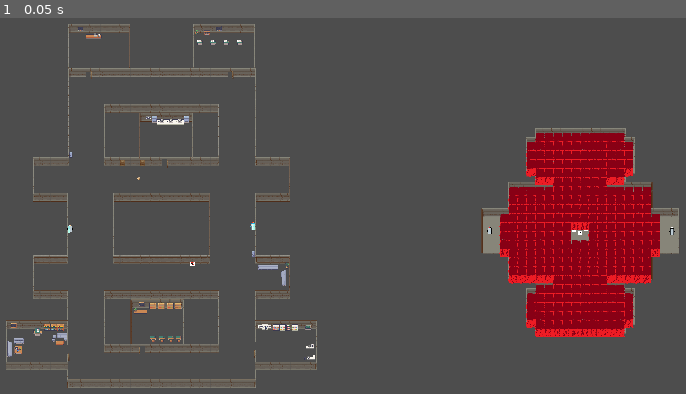
Above: before the commit, frame 1.
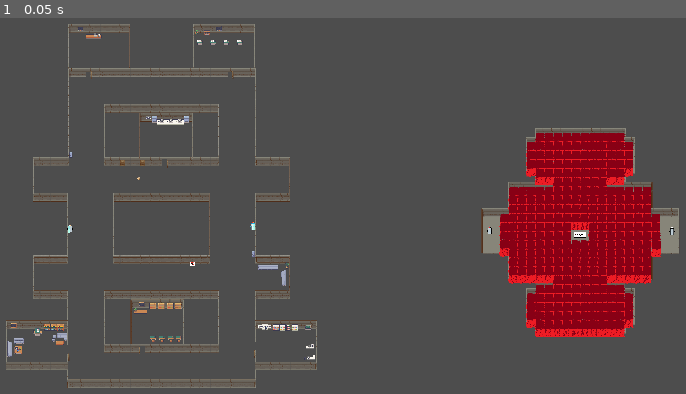
Above: after the commit, the same moment.

Repository: Deans-Paranoia/Deans-Paranoia
Game: Godot game, scene res://map/map.tscn
Same seed, same stepped clock (60 frames per second), same inputs: the game is played once before the commit and once after it. This scene is started directly instead of the project's main scene. The engine's default icon, where the game draws it, is replaced by a stand-in: a white triangle on a blue panel in a dark square.
Inputs:
- Up to frame 1 (0.05 s): no input

The runs differ from the first frame. In frame 1, less than 0.1% of the frame differs, in the area x 72-97%, y 54-66%.

Commit message:
correct fourth_floor scene

Diff:
--- a/map/fourth_floor.tscn
+++ b/map/fourth_floor.tscn
@@ -1,12 +1,11 @@
-[gd_scene load_steps=9 format=3 uid="uid://tyedsi7liv1g"]
-
+[gd_scene load_steps=10 format=3 uid="uid://tyedsi7liv1g"]
 
 [ext_resource type="PackedScene" uid="uid://ci4moycif5owm" path="res://items/elevator.tscn" id="2_1m5us"]
-[ext_resource type="PackedScene" uid="uid://bsgmwg36gvtxu" path="res://items/server.tscn" id="3_55hor"]
 [ext_resource type="PackedScene" uid="uid://dmqsyy0b226i3" path="res://items/terminal.tscn" id="3_ao6qd"]
 [ext_resource type="Texture2D" uid="uid://bbbsbm8u5isa4" path="res://assets/TX Tileset Wall.png" id="4_57b0q"]
 [ext_resource type="PackedScene" uid="uid://qnl4o5vsa0va" path="res://items/obstacle.tscn" id="5_2sept"]
 [ext_resource type="Texture2D" uid="uid://dyklgviaa7wyw" path="res://assets/TX Tileset Stone Ground.png" id="5_wbys8"]
+[ext_resource type="PackedScene" uid="uid://bsgmwg36gvtxu" path="res://items/server.tscn" id="6_tg2ad"]
 
 [sub_resource type="TileSetAtlasSource" id="TileSetAtlasSource_sja3x"]
 texture = ExtResource("4_57b0q")
@@ -103,22 +102,25 @@
 [node name="elevator" parent="." instance=ExtResource("2_1m5us")]
 position = Vector2(660, 162)
 
-
-[node name="terminal1" parent="." instance=ExtResource("3_ao6qd")]
-position = Vector2(40, 152)
-scale = Vector2(0.3, 0.3)
-
-[node name="terminal2" parent="." instance=ExtResource("3_ao6qd")]
-position = Vector2(0, 176)
-scale = Vector2(0.3, 0.3)
-
-[node name="terminal3" parent="." instance=ExtResource("3_ao6qd")]
-position = Vector2(-47, 156)
-scale = Vector2(0.3, 0.3)
-
 [node name="elevator2" parent="." instance=ExtResource("2_1m5us")]
 position = Vector2(-653, 160)
 
+[node name="server" parent="." instance=ExtResource("6_tg2ad")]
+position = Vector2(-3, 192)
+scale = Vector2(0.3, 0.3)
+
+[node name="terminal1" parent="server" instance=ExtResource("3_ao6qd")]
+position = Vector2(953.333, 663.333)
+scale = Vector2(2.5, 2.5)
+
+[node name="terminal2" parent="server" instance=ExtResource("3_ao6qd")]
+position = Vector2(-1176.67, -626.667)
+scale = Vector2(2.5, 2.5)
+
+[node name="terminal3" parent="server" instance=ExtResource("3_ao6qd")]
+position = Vector2(543.333, -1696.67)
+scale = Vector2(2.5, 2.5)
+
 [node name="Obstacles" type="Node2D" parent="."]
 
 [node name="obstacle87" parent="Obstacles" instance=ExtResource("5_2sept")]
@@ -173,7 +175,7 @@
 position = Vector2(-160, -382)
 scale = Vector2(0.675, 0.675)
 
-[node name="obstacle252" parent="Obstacles" instance=ExtResource("5_2sept")]
+[node name="obstacle252" parent="Obstacles" groups=["obstacle_top"] instance=ExtResource("5_2sept")]
 position = Vector2(-96, -382)
 scale = Vector2(0.675, 0.675)
 
@@ -229,7 +231,7 @@
 position = Vector2(-32, -250)
 scale = Vector2(0.675, 0.675)
 
-[node name="obstacle274" parent="Obstacles" instance=ExtResource("5_2sept")]
+[node name="obstacle274" parent="Obstacles" groups=["obstacle_top"] instance=ExtResource("5_2sept")]
 position = Vector2(32, -250)
 scale = Vector2(0.675, 0.675)
 
@@ -273,26 +275,26 @@
 position = Vector2(-480, 328)
 scale = Vector2(0.675, 0.675)
 
-[node name="obstacle293" parent="Obstacles" instance=ExtResource("5_2sept")]
-position = Vector2(-480, 72)
-scale = Vector2(0.675, 0.675)
-
-[node name="obstacle294" parent="Obstacles" instance=ExtResource("5_2sept")]
-position = Vector2(-480, 136)
-scale = Vector2(0.675, 0.675)
-
 [node name="obstacle295" parent="Obstacles" instance=ExtResource("5_2sept")]
-position = Vector2(-480, 200)
+position = Vector2(544, 72)
 scale = Vector2(0.675, 0.675)
 
 [node name="obstacle296" parent="Obstacles" instance=ExtResource("5_2sept")]
-position = Vector2(-480, 264)
+position = Vector2(546, 135)
 scale = Vector2(0.675, 0.675)
 
 [node name="obstacle298" parent="Obstacles" instance=ExtResource("5_2sept")]
 position = Vector2(-544, 72)
 scale = Vector2(0.675, 0.675)
 
+[node name="obstacle294" parent="Obstacles" instance=ExtResource("5_2sept")]
+position = Vector2(547, 201)
+scale = Vector2(0.675, 0.675)
+
+[node name="obstacle293" parent="Obstacles" instance=ExtResource("5_2sept")]
+position = Vector2(548, 264)
+scale = Vector2(0.675, 0.675)
+
 [node name="obstacle299" parent="Obstacles" instance=ExtResource("5_2sept")]
 position = Vector2(-544, 136)
 scale = Vector2(0.675, 0.675)
@@ -301,12 +303,8 @@
 position = Vector2(-544, 200)
 scale = Vector2(0.675, 0.675)
 
-[node name="obstacle301" parent="Obstacles" instance=ExtResource("5_2sept")]
-position = Vector2(-544, 264)
-scale = Vector2(0.675, 0.675)
-
 [node name="obstacle297" parent="Obstacles" instance=ExtResource("5_2sept")]
-position = Vector2(-480, 328)
+position = Vector2(-545, 262)
 scale = Vector2(0.675, 0.675)
 
 [node name="obstacle21" parent="Obstacles" instance=ExtResource("5_2sept")]
@@ -333,7 +331,7 @@
 position = Vector2(-416, 72)
 scale = Vector2(0.675, 0.675)
 
-[node name="obstacle27" parent="Obstacles" instance=ExtResource("5_2sept")]
+[node name="obstacle27" parent="Obstacles" groups=["obstacle_middle"] instance=ExtResource("5_2sept")]
 position = Vector2(-416, 136)
 scale = Vector2(0.675, 0.675)
 
@@ -341,8 +339,8 @@
 position = Vector2(-416, 200)
 scale = Vector2(0.675, 0.675)
 
-[node name="obstacle29" parent="Obstacles" instance=ExtResource("5_2sept")]
-position = Vector2(-416, 264)
+[node name="obstacle29" parent="Obstacles" groups=["obstacle_middle"] instance=ExtResource("5_2sept")]
+position = Vector2(-417, 264)
 scale = Vector2(0.675, 0.675)
 
 [node name="obstacle30" parent="Obstacles" instance=ExtResource("5_2sept")]
@@ -389,7 +387,7 @@
 position = Vector2(-352, 328)
 scale = Vector2(0.675, 0.675)
 
-[node name="obstacle41" parent="Obstacles" instance=ExtResource("5_2sept")]
+[node name="obstacle41" parent="Obstacles" groups=["obstacle_bottom"] instance=ExtResource("5_2sept")]
 position = Vector2(-352, 392)
 scale = Vector2(0.675, 0.675)
 
@@ -453,7 +451,7 @@
 position = Vector2(-160, -184)
 scale = Vector2(0.675, 0.675)
 
-[node name="obstacle288" parent="Obstacles" instance=ExtResource("5_2sept")]
+[node name="obstacle288" parent="Obstacles" groups=["obstacle_top"] instance=ExtResource("5_2sept")]
 position = Vector2(-96, -184)
 scale = Vector2(0.675, 0.675)
 
@@ -485,7 +483,7 @@
 position = Vector2(-224, 200)
 scale = Vector2(0.675, 0.675)
 
-[node name="obstacle59" parent="Obstacles" instance=ExtResource("5_2sept")]
+[node name="obstacle59" parent="Obstacles" groups=["obstacle_middle"] instance=ExtResource("5_2sept")]
 position = Vector2(-224, 264)
 scale = Vector2(0.675, 0.675)
 
@@ -608,7 +606,7 @@
 position = Vector2(-32, 328)
 scale = Vector2(0.675, 0.675)
 
-[node name="obstacle91" parent="Obstacles" instance=ExtResource("5_2sept")]
+[node name="obstacle91" parent="Obstacles" groups=["obstacle_middle"] instance=ExtResource("5_2sept")]
 position = Vector2(-32, 392)
 scale = Vector2(0.675, 0.675)
 
@@ -711,7 +709,7 @@
 position = Vector2(-224, -512)
 scale = Vector2(0.675, 0.675)
 
-[node name="obstacle247" parent="Obstacles" instance=ExtResource("5_2sept")]
+[node name="obstacle247" parent="Obstacles" groups=["obstacle_top"] instance=ExtResource("5_2sept")]
 position = Vector2(224, -448)
 scale = Vector2(0.675, 0.675)
 
@@ -723,7 +721,7 @@
 position = Vector2(-288, -448)
 scale = Vector2(0.675, 0.675)
 
-[node name="obstacle250" parent="Obstacles" instance=ExtResource("5_2sept")]
+[node name="obstacle250" parent="Obstacles" groups=["obstacle_top"] instance=ExtResource("5_2sept")]
 position = Vector2(-224, -448)
 scale = Vector2(0.675, 0.675)
 
@@ -747,7 +745,7 @@
 position = Vector2(224, -316)
 scale = Vector2(0.675, 0.675)
 
-[node name="obstacle268" parent="Obstacles" instance=ExtResource("5_2sept")]
+[node name="obstacle268" parent="Obstacles" groups=["obstacle_top"] instance=ExtResource("5_2sept")]
 position = Vector2(288, -316)
 scale = Vector2(0.675, 0.675)
 
@@ -827,7 +825,7 @@
 position = Vector2(160, 328)
 scale = Vector2(0.675, 0.675)
 
-[node name="obstacle121" parent="Obstacles" instance=ExtResource("5_2sept")]
+[node name="obstacle121" parent="Obstacles" groups=["obstacle_bottom"] instance=ExtResource("5_2sept")]
 position = Vector2(160, 392)
 scale = Vector2(0.675, 0.675)
 
@@ -835,7 +833,7 @@
 position = Vector2(160, 456)
 scale = Vector2(0.675, 0.675)
 
-[node name="obstacle123" parent="Obstacles" instance=ExtResource("5_2sept")]
+[node name="obstacle123" parent="Obstacles" groups=["obstacle_top"] instance=ExtResource("5_2sept")]
 position = Vector2(224, -120)
 scale = Vector2(0.675, 0.675)
 
@@ -851,7 +849,7 @@
 position = Vector2(224, 72)
 scale = Vector2(0.675, 0.675)
 
-[node name="obstacle127" parent="Obstacles" instance=ExtResource("5_2sept")]
+[node name="obstacle127" parent="Obstacles" groups=["obstacle_middle"] instance=ExtResource("5_2sept")]
 position = Vector2(224, 136)
 scale = Vector2(0.675, 0.675)
 
@@ -963,7 +961,7 @@
 position = Vector2(32, 584)
 scale = Vector2(0.675, 0.675)
 
-[node name="obstacle185" parent="Obstacles" instance=ExtResource("5_2sept")]
+[node name="obstacle185" parent="Obstacles" groups=["obstacle_bottom"] instance=ExtResource("5_2sept")]
 position = Vector2(96, 584)
 scale = Vector2(0.675, 0.675)
 
@@ -971,7 +969,7 @@
 position = Vector2(160, 584)
 scale = Vector2(0.675, 0.675)
 
-[node name="obstacle187" parent="Obstacles" instance=ExtResource("5_2sept")]
+[node name="obstacle187" parent="Obstacles" groups=["obstacle_bottom"] instance=ExtResource("5_2sept")]
 position = Vector2(224, 584)
 scale = Vector2(0.675, 0.675)
 
@@ -983,7 +981,7 @@
 position = Vector2(-288, 648)
 scale = Vector2(0.675, 0.675)
 
-[node name="obstacle190" parent="Obstacles" instance=ExtResource("5_2sept")]
+[node name="obstacle190" parent="Obstacles" groups=["obstacle_bottom"] instance=ExtResource("5_2sept")]
 position = Vector2(-224, 648)
 scale = Vector2(0.675, 0.675)
 
@@ -1091,7 +1089,7 @@
 position = Vector2(-32, 776)
 scale = Vector2(0.675, 0.675)
 
-[node name="obstacle214" parent="Obstacles" instance=ExtResource("5_2sept")]
+[node name="obstacle214" parent="Obstacles" groups=["obstacle_bottom"] instance=ExtResource("5_2sept")]
 position = Vector2(32, 776)
 scale = Vector2(0.675, 0.675)
 
@@ -1103,7 +1101,7 @@
 position = Vector2(160, 776)
 scale = Vector2(0.675, 0.675)
 
-[node name="obstacle217" parent="Obstacles" instance=ExtResource("5_2sept")]
+[node name="obstacle217" parent="Obstacles" groups=["obstacle_bottom"] instance=ExtResource("5_2sept")]
 position = Vector2(224, 776)
 scale = Vector2(0.675, 0.675)
 
@@ -1167,7 +1165,7 @@
 position = Vector2(352, -120)
 scale = Vector2(0.675, 0.675)
 
-[node name="obstacle144" parent="Obstacles" instance=ExtResource("5_2sept")]
+[node name="obstacle144" parent="Obstacles" groups=["obstacle_middle"] instance=ExtResource("5_2sept")]
 position = Vector2(352, -60)
 scale = Vector2(0.675, 0.675)
 
@@ -1207,7 +1205,7 @@
 position = Vector2(416, -120)
 scale = Vector2(0.675, 0.675)
 
-[node name="obstacle154" parent="Obstacles" instance=ExtResource("5_2sept")]
+[node name="obstacle154" parent="Obstacles" groups=["obstacle_middle"] instance=ExtResource("5_2sept")]
 position = Vector2(416, -60)
 scale = Vector2(0.675, 0.675)
 
@@ -1271,22 +1269,6 @@
 position = Vector2(480, 264)
 scale = Vector2(0.675, 0.675)
 
-[node name="obstacle302" parent="Obstacles" instance=ExtResource("5_2sept")]
-position = Vector2(544, 72)
-scale = Vector2(0.675, 0.675)
-
-[node name="obstacle303" parent="Obstacles" instance=ExtResource("5_2sept")]
-position = Vector2(544, 136)
-scale = Vector2(0.675, 0.675)
-
-[node name="obstacle304" parent="Obstacles" instance=ExtResource("5_2sept")]
-position = Vector2(544, 200)
-scale = Vector2(0.675, 0.675)
-
-[node name="obstacle305" parent="Obstacles" instance=ExtResource("5_2sept")]
-position = Vector2(545, 264)
-scale = Vector2(0.675, 0.675)
-
 [node name="obstacle170" parent="Obstacles" instance=ExtResource("5_2sept")]
 position = Vector2(480, 328)
 scale = Vector2(0.675, 0.675)
